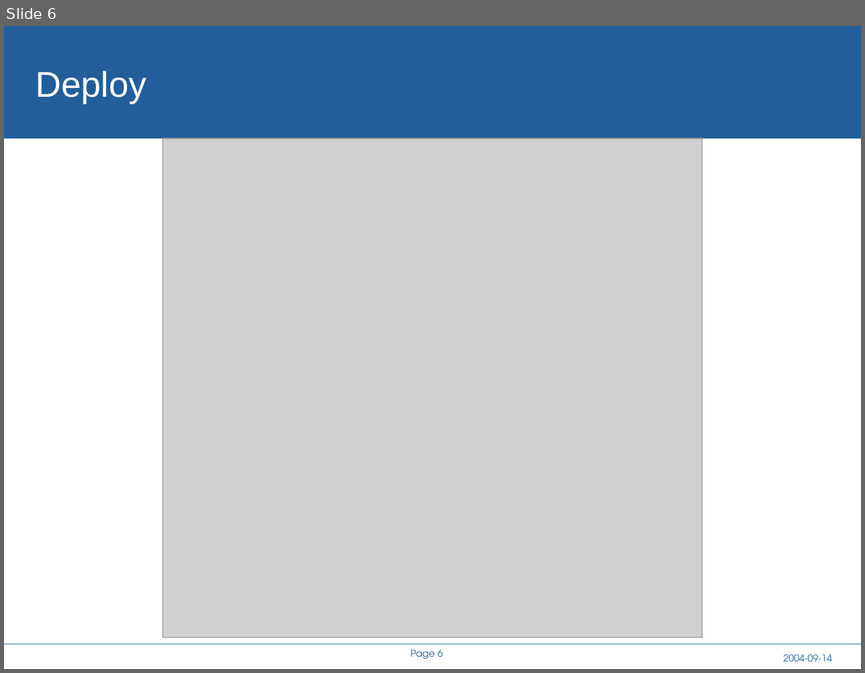
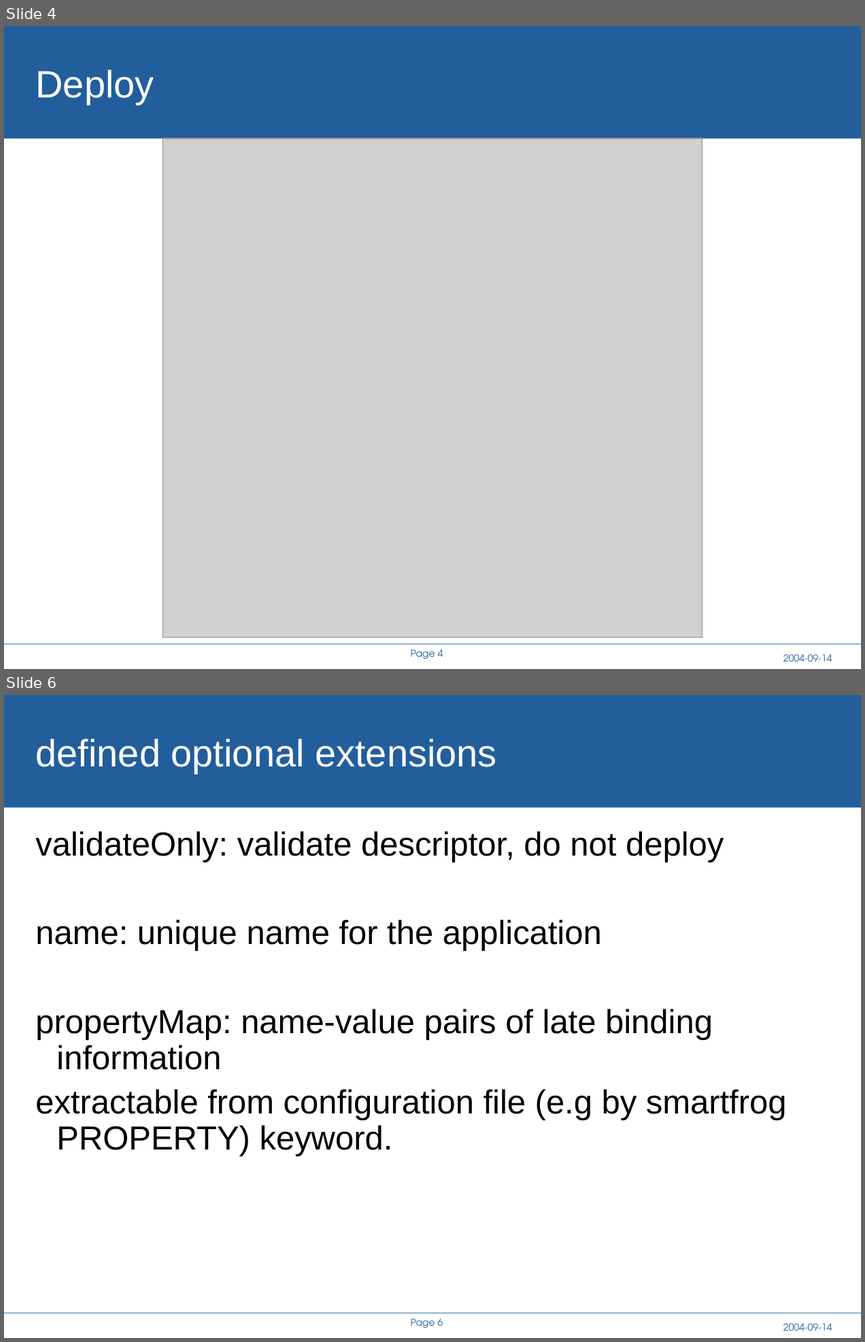
Before and after one commit to rhusar/smartfrog, a slide deck: core/components/cddlm/doc/A Service API for deployment.ppt. Shown one above the other, each under a label of ours: slide 6 before the commit, slides 4 and 6 after it; the slides between them are not shown. The pictures are 865x673 and 865x1342 pixels, drawn with LibreOffice and Linux fonts; fonts in the diff are those of the drawing; grey boxes stand for pictures; background and template pictures are left out. Boxes give left, top, right and bottom in pixels: in the first picture for what was removed or moved away, otherwise in the second. Text is boxed around its words. In the diff, an @@ line names an element or a change of style, - is before the commit and + after.

```diff
--- a/core/components/cddlm/doc/A Service API for deployment.ppt
+++ b/core/components/cddlm/doc/A Service API for deployment.ppt
@@ slide 6 added at (x1=4, y1=695, x2=861, y2=1338), background #FFFFFF; not listed: 4 template elements that a slide beside it also shows @@
@@ title added at (x1=36, y1=739, x2=497, y2=774), 32 pt, text #FFFFFF @@
+defined optional extensions
@@ text added at (x1=35, y1=831, x2=787, y2=1156), 28 pt, text #000000 @@
+validateOnly: validate descriptor, do not deploy
+name: unique name for the application
+propertyMap: name-value pairs of late binding information
+extractable from configuration file (e.g by smartfrog PROPERTY) keyword.
@@ what was slide 6 is now slide 4 @@
@@ slide 4 changed as well @@
@@ title "Deploy" at (x1=36, y1=70, x2=154, y2=105): size 30 to 32 pt @@
@@ page number at (x1=411, y1=649, x2=443, y2=658): text changed @@
-Page 6
+Page 4
```
Also in this commit, not shown: 9 other slides changed, 7 other slides added, 19 other files.
